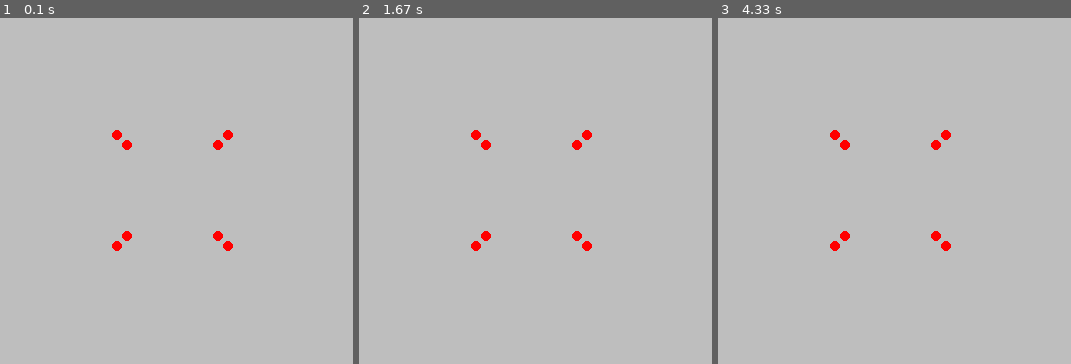
Above: before the commit, frames 1-3 (left to right).
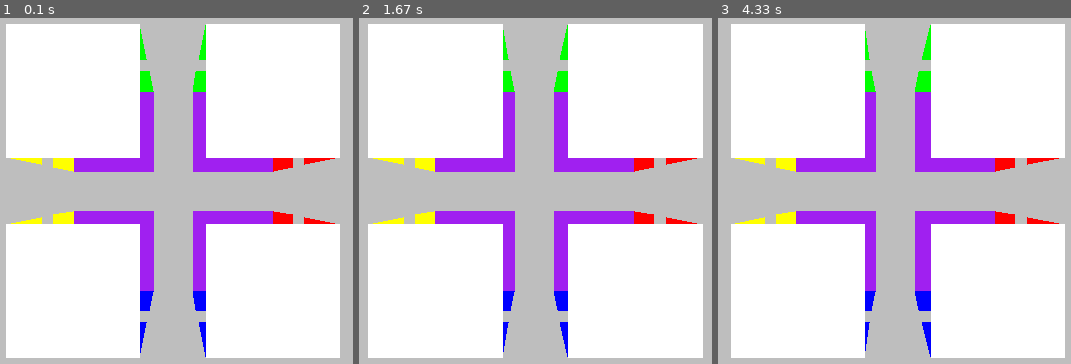
Above: after the commit, the same moments.

Repository: wordminer/rubix_3d_pygame
Game: pygame game, started from src/main.py
Two runs of this game, one before a commit and one after it. Both use one fixed random seed, a clock stepped at 60 frames per second and the inputs below.
Inputs:
- Up to frame 1 (0.1 s): no input
- Up to frame 2 (1.67 s): hold D 0.33-0.8 s; hold D 0.83-1.3 s; hold A from 1.33 s (still down)
- Up to frame 3 (4.33 s): release A at 1.87 s; hold A 1.9-2.3 s; hold D 2.33-2.97 s; hold A 3-3.47 s; hold D 3.5-3.97 s; hold D from 4 s (still down)

The runs differ from the first frame. In frame 1, 68% of the frame differs, in the area x 1-97%, y 1-99%; in frame 2, 68%, in the area x 2-98%, y 1-99%; in frame 3, 68%.

Commit message:
update face showing

Diff:
--- a/src/Rubix_ctr/Rubix.py
+++ b/src/Rubix_ctr/Rubix.py
@@ -3,6 +3,7 @@
 from argorithm.midle_line import Midle_3D_line
 from Window import ctr_Win
 import const
+from Rubix_ctr import color_set
 
 class Rubix_cube():
     def __init__(self, block_x, block_y, block_z, block_side, block_distance):
@@ -14,7 +15,7 @@
         self.block_distance = block_distance
 
         self.block = []
-        self.block_appear = []
+        self.Block_appear = []
         self.block_point_pos = []
         self.face_appear = []
 
@@ -46,14 +47,14 @@
         #         print(face)
 
     def set_distance_argument(self, Camera_pos : tuple[float, float, float]):
-        self.block_appear = []
+        self.Block_appear = []
         self.block_point_pos = []
 
-        self.block_appear = [
+        self.Block_appear = [
             [distance_in_space(Camera_pos, block_pos[0]), k]
             for k, block_pos in enumerate(self.block)]
 
-        self.block_appear.sort(reverse=True)
+        self.Block_appear.sort(reverse=True)
 
         for block_pos in self.block:
             Point_coordinate =  [[distance_in_space(point_coord, Camera_pos), k] for k,point_coord in enumerate(block_pos[1])]
@@ -63,27 +64,49 @@
             #set face distance using midle point of square
             Face_dis = []
             for k,face_stt in enumerate(const.FACE_POS):
-                Face_dis.append([distance_in_space(Camera_pos, Midle_3D_line(block_pos[1][face_stt[1]], block_pos[1][face_stt[3]])), k])
+                Mid_pos = Midle_3D_line(block_pos[1][face_stt[1]], block_pos[1][face_stt[3]])
+                Face_dis.append([distance_in_space(Camera_pos, Mid_pos),
+                                 k, color_set.Get_color(Mid_pos, (self.block_x, self.block_y, self.block_z),
+                                                        self.block_side,
+                                                        self.block_distance)])
 
             Face_dis.sort(reverse=True)
             self.face_appear.append(Face_dis)
 
+        # print(self.face_appear)
 
+    def convert_point_show(self, point : tuple[float, float, float], width : int, hight : int, Camera_pos : tuple[float, float, float], Scale : list[float, float]):
+        convered_point = convert_screen_point(
+                    width, hight,
+                    convert_3D_point(point, Camera_pos),
+                    Scale[0], Scale[1])
+
+        return convered_point
 
 
     def show_rubix_point(self, Window : ctr_Win.WINDOW, Camera_pos : tuple[float, float, float], Scale : list[float, float], Point_argument : list[str, int]):
 
-        for block_stt in self.block_appear:
+        for block_stt in self.Block_appear:
             point_pos = self.block_point_pos[block_stt[1]]
 
             for face_point in point_pos:
                 point = self.block[block_stt[1]][1][face_point[1]]
-                convered_point = convert_screen_point(
-                    Window.width, Window.hight,
-                    convert_3D_point(point, Camera_pos),
-                    Scale[0], Scale[1]
-                )
+
+                convered_point = self.convert_point_show(point,
+                                                     Window.width, Window.hight,
+                                                     Camera_pos,
+                                                     Scale)
 
                 #print(convered_point)
 
                 Window.draw_point(Point_argument[0], convered_point, Point_argument[1])
+
+    def show_rubix_face(self, Window : ctr_Win.WINDOW, Camera_pos : tuple[float, float, float], Scale : list[float, float], Point_argument : list[str, int]):
+        for block_stt in self.Block_appear:
+            for face_stt in self.face_appear[block_stt[1]]:
+                Face = [self.convert_point_show(self.block[block_stt[1]][1][const.FACE_POS[face_stt[1]][k]],
+                                                Window.width, Window.hight,
+                                                Camera_pos,
+                                                Scale)
+                        for k in range(4)]
+                Window.draw_polygon(tuple(Face), face_stt[2])
--- /dev/null
+++ b/src/Rubix_ctr/color_set.py
@@ -0,0 +1,13 @@
+import const
+
+def Get_color(point_pos : tuple[float, float, float], Block_numberess : tuple[float, float, float], block_side, block_dis):
+    """
+    Block_numberess = [block_x, block_y, block_z]
+    """
+    for k in range(3):
+        distance = (block_side * Block_numberess[k] + block_dis * (Block_numberess[k] - 1))/2
+        if point_pos[k] == distance:
+            return const.FACE_COLOR[k][0]
+        elif point_pos[k] == -distance:
+            return const.FACE_COLOR[k][1]
+    return None
--- a/src/Window/ctr_Win.py
+++ b/src/Window/ctr_Win.py
@@ -1,4 +1,4 @@
-from pygame import display, event, QUIT, draw
+from pygame import display, event, QUIT, draw, KEYDOWN, K_a, K_d
 
 class WINDOW():
     def __init__(self, width, hight):
@@ -11,11 +11,21 @@
             if events.type == QUIT:
                 return False
 
+            if events.type == KEYDOWN:
+                if events.key == K_a:
+                    return "a"
+                if events.key == K_d:
+                    return "d"
+
     def draw_point(self, color_point, coord_point : tuple[float, float], radius_point):
         draw.circle(self.window,
                     color_point,
                     coord_point,
                     radius_point)
 
+    def draw_polygon(self, Point : tuple, color_polygon):
+        if color_polygon != None:
+            draw.polygon(self.window, color_polygon, Point)
+
     def update_event(self):
         display.update()
--- a/src/argorithm/convert_point.py
+++ b/src/argorithm/convert_point.py
@@ -9,7 +9,7 @@
     return ((x - Camera[0]),(y - Camera[1]))
 
 def convert_screen_point(dis_width, dis_hight, point_real : tuple[float, float, float], scale_x, scale_y):
-    point_scale = [point_real[0] * scale_x, point_real[1] * scale_y]
-    point_screen = [point_scale[0] + dis_width/2, point_scale[1] + dis_hight/2]
+    point_scale = (point_real[0] * scale_x, point_real[1] * scale_y)
+    point_screen = (point_scale[0] + dis_width/2, point_scale[1] + dis_hight/2)
 
     return point_screen
--- a/src/const.py
+++ b/src/const.py
@@ -4,8 +4,16 @@
 CAMERA_COORD = (0,0,10)
 
 FACE_POS = (
-    (1,2,4,3),
-    (5,6,8,7),
-    (3,7,8,4),
-    (1,5,6,2)
+    (0,1,3,2),
+    (4,5,7,6),
+    (2,6,7,3),
+    (0,4,5,1),
+    (1,3,7,5),
+    (2,6,4,0)
 )
+
+FACE_COLOR = [
+    ["RED", "YELLOW"],
+    ["BLUE", "GREEN"],
+    ["WHITE", "PURPLE"]
+]
--- a/src/main.py
+++ b/src/main.py
@@ -3,19 +3,27 @@
 import const
 
 game_dis = WINDOW(const.WIN_WIDTH, const.WIN_HIGHT)
-Cube = Rubix.Rubix_cube(1,1,1,2,0)
+Cube = Rubix.Rubix_cube(2,2,2,2,1)
 
 Cube.create_cube()
-Cube.set_distance_argument(const.CAMERA_COORD)
 
-
+x = 0
 
 while True:
-    if game_dis.control_event() == False:
+    event = game_dis.control_event()
+    Cube.set_distance_argument(const.CAMERA_COORD)
+
+    const.CAMERA_COORD = (x,0,10)
+    if event == False:
         exit(0)
+    elif event == "a":
+        x += 0.05
+    elif event == "d":
+        x -= 0.05
 
     game_dis.window.fill("GRAY")
 
-    Cube.show_rubix_point(game_dis, const.CAMERA_COORD, [50,50], ["RED", 5])
+    # Cube.show_rubix_point(game_dis, const.CAMERA_COORD, [50,50], ["RED", 5])
+    Cube.show_rubix_face(game_dis, const.CAMERA_COORD, [50,50], ["RED", 5])
 
     game_dis.update_event()
--- a/src/test.py
+++ b/src/test.py
@@ -0,0 +1,2 @@
+A = {1:"h", 2:"m"}
+print(type(A))
